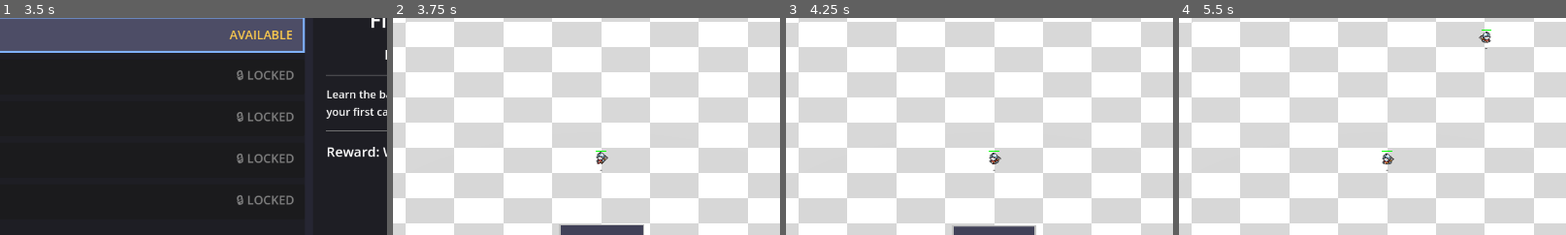
Above: before the commit, frames 1-4 (left to right).
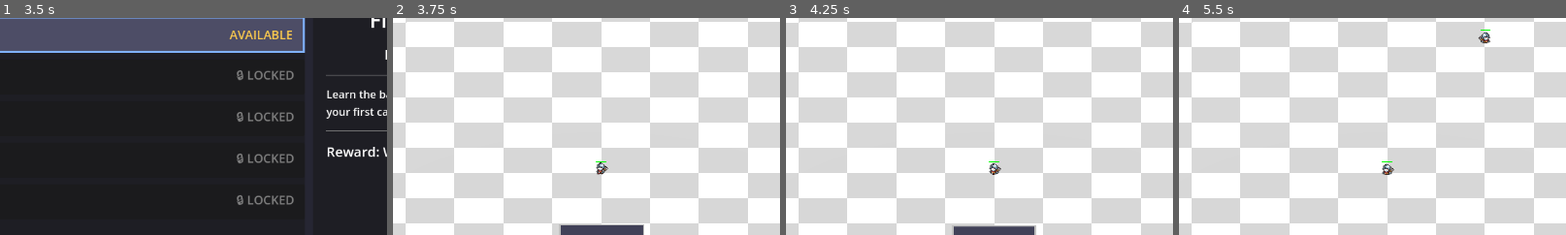
Above: after the commit, the same moments.

Repository: amari-charles/project-summoner
Game: Godot game, scene res://scenes/ui/main_menu.tscn
Two runs of this game, one before a commit and one after it. Both use one fixed random seed, a clock stepped at 60 frames per second and the inputs below.
Inputs (mouse positions are % of the whole screen's width and height, from its top left):
- Up to frame 1 (3.5 s): click "PLAY" at 0.5 s; click "SELECT" at 1.25 s; click "CHOOSE WARRIOR" at 2 s; click (32, 26) at 2.75 s
- Up to frame 2 (3.75 s): click "START BATTLE" at 3.5 s
- Up to frame 3 (4.25 s): no input
- Up to frame 4 (5.5 s): tap Enter at 4.25 s; drag from (50, 83) to (60, 28) at 4.27 s; drag from (30, 55) to (45, 70) at 5.02 s
The pictures show only the part of the screen within x 23-73%, y 23-73%; the shares and areas given below are measured in that part.

Frame 1 is identical in both runs. In frame 2, 0.2% of the frame differs, in the area x 52-56%, y 61-73%; in frame 3, 0.2%; in frame 4, 0.4%, in the area x 52-81%, y 5-73%.

Commit message:
Fix coordinate system architecture: ground units at Y=0
Discovered and fixed fundamental coordinate system issue where units
were spawning at Y=2 instead of ground level (Y=0), causing shadows
to appear far from unit feet and potential issues with ground effects.

Architecture changes:
- Added GROUND_Y constant (0.0) to battlefield_constants.gd for
  centralized ground plane definition
- Updated SPAWN_PLANE_HEIGHT to use GROUND_Y for grounded units
- Fixed spawn positions from Y=2 to Y=0 in base_battlefield_3d scene
- Updated default spawn positions in base_battlefield_3d script

Unit improvements:
- Implemented auto-calculation of shadow size from collision shape
- Shadows now proportional to unit size (CapsuleShape, BoxShape, SphereShape)
- Fallback to default size (1.0) if no collision shape found

Projectile fixes:
- Updated ground collision check to use BattlefieldConstants.GROUND_Y
- Impact effects now spawn at GROUND_Y instead of hardcoded 0

This aligns with industry standards for 2.5D games where units walk
ON the ground plane, not floating above it.

🤖 Generated with [Claude Code](https://claude.com/claude-code)

Co-Authored-By: Claude <noreply@anthropic.com>

Diff:
--- a/scenes/battlefield/base_battlefield_3d.tscn
+++ b/scenes/battlefield/base_battlefield_3d.tscn
@@ -61,7 +61,7 @@
 [node name="EffectsLayer" type="Node3D" parent="."]
 
 [node name="PlayerSpawnMarker" type="Marker3D" parent="."]
-transform = Transform3D(1, 0, 0, 0, 1, 0, 0, 0, 1, 0, 2, -29)
+transform = Transform3D(1, 0, 0, 0, 1, 0, 0, 0, 1, 0, 0, -29)
 
 [node name="EnemySpawnMarker" type="Marker3D" parent="."]
-transform = Transform3D(1, 0, 0, 0, 1, 0, 0, 0, 1, 0, 2, 29)
+transform = Transform3D(1, 0, 0, 0, 1, 0, 0, 0, 1, 0, 0, 29)
--- a/scripts/battlefield/base_battlefield_3d.gd
+++ b/scripts/battlefield/base_battlefield_3d.gd
@@ -16,8 +16,8 @@
 
 # Battlefield layout
 @export_group("Layout")
-@export var player_spawn_position: Vector3 = Vector3(0, 2, -29)
-@export var enemy_spawn_position: Vector3 = Vector3(0, 2, 29)
+@export var player_spawn_position: Vector3 = Vector3(0, 0, -29)
+@export var enemy_spawn_position: Vector3 = Vector3(0, 0, 29)
 
 @onready var world_environment: WorldEnvironment = $WorldEnvironment
 @onready var camera: Camera3D = $Camera3D
--- a/scripts/battlefield/battlefield_constants.gd
+++ b/scripts/battlefield/battlefield_constants.gd
@@ -13,9 +13,13 @@
 ## Converts screen pixels to world units (higher = smaller world scale)
 const SCREEN_TO_WORLD_SCALE: float = 100.0
 
-## Spawn plane height for 3D units
+## Ground plane Y-coordinate
+## All units walk on this plane, shadows project here, ground VFX spawn here
+const GROUND_Y: float = 0.0
+
+## Spawn plane height for 3D units (same as ground for grounded units)
 ## Y-coordinate where units spawn in 3D battlefield
-const SPAWN_PLANE_HEIGHT: float = 1.0
+const SPAWN_PLANE_HEIGHT: float = GROUND_Y
 
 ## Raycast distance for screen-to-world conversion
 const RAYCAST_DISTANCE: float = 1000.0
--- a/scripts/projectiles/projectile_3d.gd
+++ b/scripts/projectiles/projectile_3d.gd
@@ -90,9 +90,9 @@
 		return
 
 	# Check ground collision (explode if hit ground)
-	if global_position.y <= 0.2:
+	if global_position.y <= BattlefieldConstants.GROUND_Y + 0.2:
 		print("GROUND HIT: Projectile at y=%.2f, triggering expire" % global_position.y)
-		_trigger_impact_effects(Vector3(global_position.x, 0, global_position.z))
+		_trigger_impact_effects(Vector3(global_position.x, BattlefieldConstants.GROUND_Y, global_position.z))
 		if fade_on_hit:
 			_expire_with_fade()
 		else:
--- a/scripts/units/unit_3d.gd
+++ b/scripts/units/unit_3d.gd
@@ -109,6 +109,10 @@
 	if not shadow_enabled:
 		return
 
+	# Auto-calculate shadow size from collision shape if not manually set
+	if shadow_size <= 0.0:
+		shadow_size = _calculate_shadow_size_from_collision()
+
 	# Load the ShadowComponent script
 	var shadow_script = load("res://scripts/units/shadow_component.gd")
 	if not shadow_script:
@@ -123,6 +127,25 @@
 
 	# Add as child (will follow unit automatically)
 	add_child(shadow_component)
+
+## Calculate shadow size based on collision shape
+func _calculate_shadow_size_from_collision() -> float:
+	# Find CollisionShape3D child
+	for child in get_children():
+		if child is CollisionShape3D:
+			var shape = child.shape
+			if shape is CapsuleShape3D:
+				# Shadow diameter = radius * 2.5 (a bit larger than capsule base)
+				return shape.radius * 2.5
+			elif shape is BoxShape3D:
+				# Use average of X and Z extents
+				var extents = shape.size
+				return (extents.x + extents.z) / 2.0 * 1.2
+			elif shape is SphereShape3D:
+				return shape.radius * 2.2
+
+	# Fallback to default
+	return 1.0
 
 func _physics_process(delta: float) -> void:
 	if not is_alive:
Not shown, added: scripts/units/shadow_component.gd.uid
Not shown, added: scripts/units/sprite_character_2d5_component.gd.uid
Not shown, added: shaders/blob_shadow.gdshader.uid
